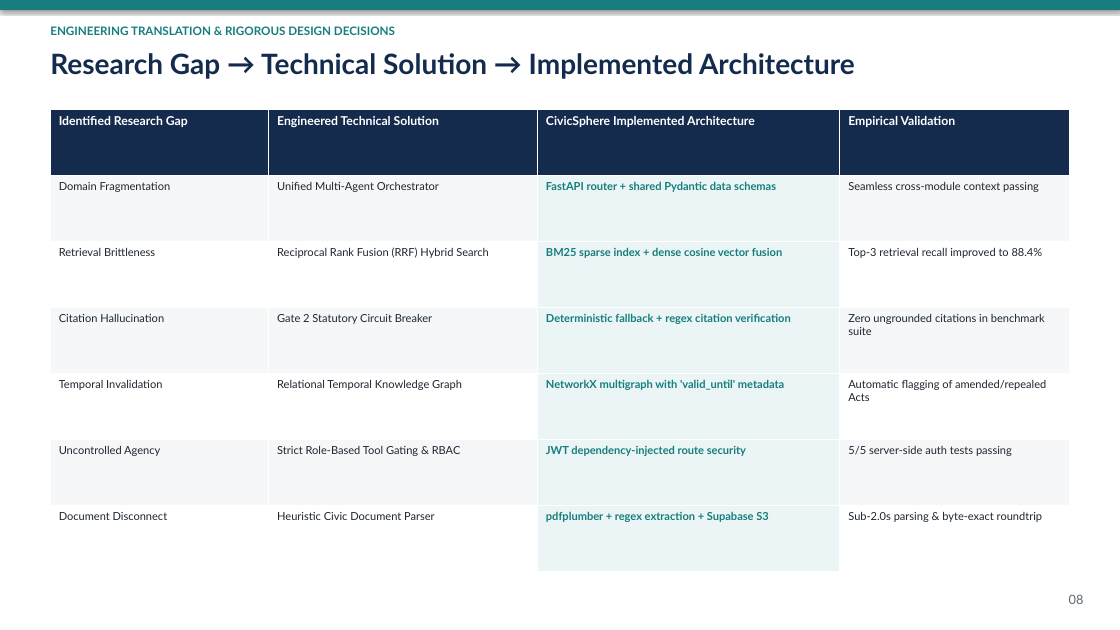
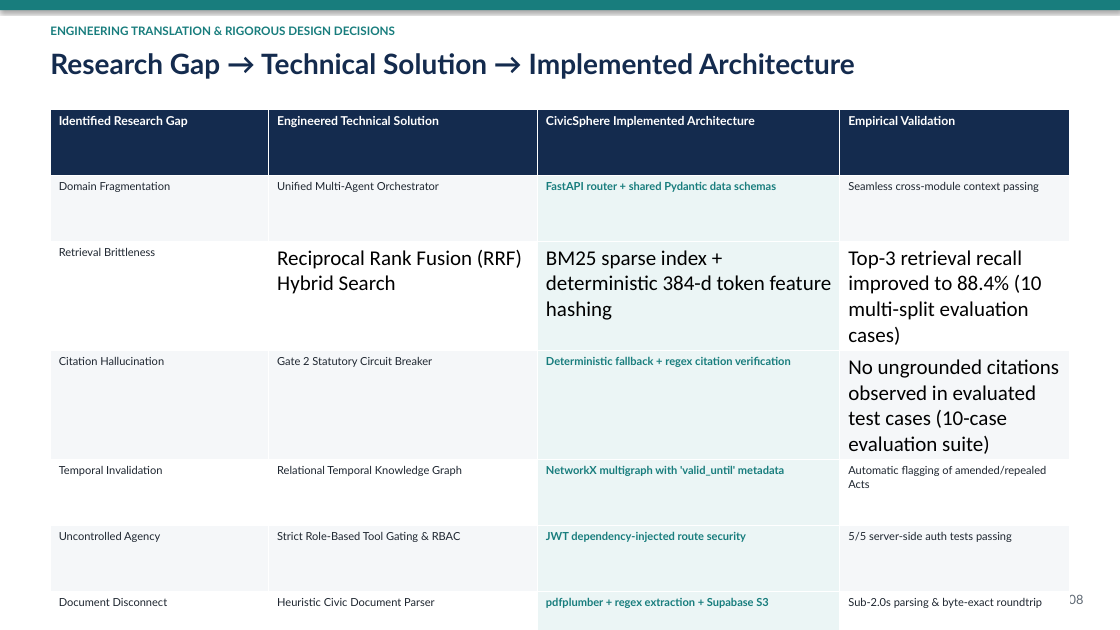
Before and after one commit to DEVANSHSAVLA/Finalyear_MajorProject, a slide deck: slide 8 of docs/review-2-submission/CivicSphere_AI_Review_2_Presentation.pptx. Drawn at 1120x630 pixels with LibreOffice and Linux fonts; fonts in the diff are those of the drawing. Boxes give left, top, right and bottom in pixels: in the first picture for what was removed or moved away, otherwise in the second. Text is boxed around its words. In the diff, an @@ line names an element or a change of style, - is before the commit and + after.

Commit message:
docs(review-2): synchronize report, presentation, manifest, and test evidence for submission sign-off

```diff
--- a/docs/review-2-submission/CivicSphere_AI_Review_2_Presentation.pptx
+++ b/docs/review-2-submission/CivicSphere_AI_Review_2_Presentation.pptx
@@ table at bbox=[50, 109, 1070, 612] @@
-row 3, column 3: BM25 sparse index + dense cosine vector fusion
+row 3, column 3: BM25 sparse index + deterministic 384-d token feature hashing
-row 3, column 4: Top-3 retrieval recall improved to 88.4%
+row 3, column 4: Top-3 retrieval recall improved to 88.4% (10 multi-split evaluation cases)
-row 4, column 4: Zero ungrounded citations in benchmark suite
+row 4, column 4: No ungrounded citations observed in evaluated test cases (10-case evaluation suite)
@@ size 9.5 to 18 pt, font Lato to Calibri, text colour #1E2630 to #000000 in "Reciprocal Rank Fusion (RRF) Hybrid Search" @@
```
Also in this commit, not shown: 5 other slides changed, 6 other files.
